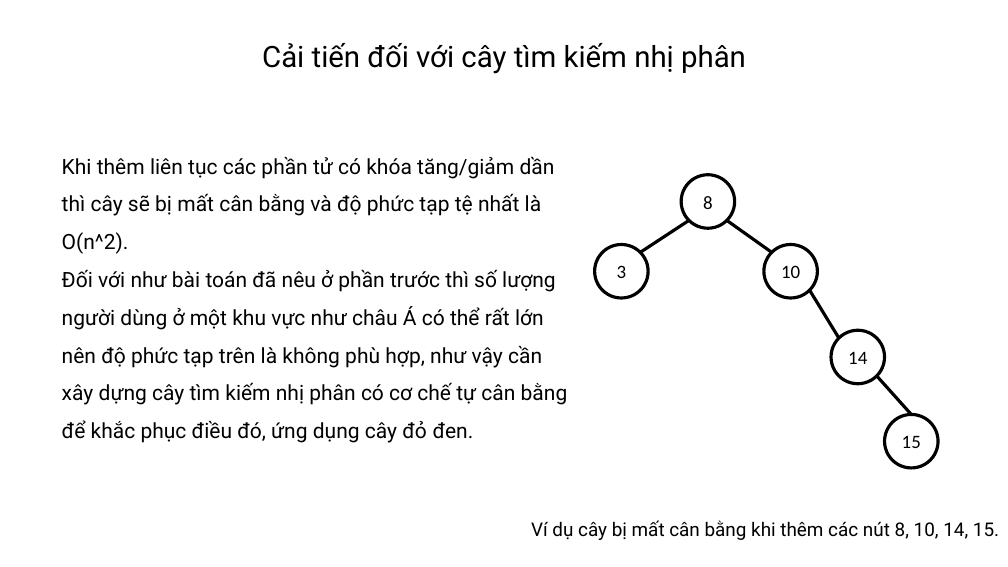
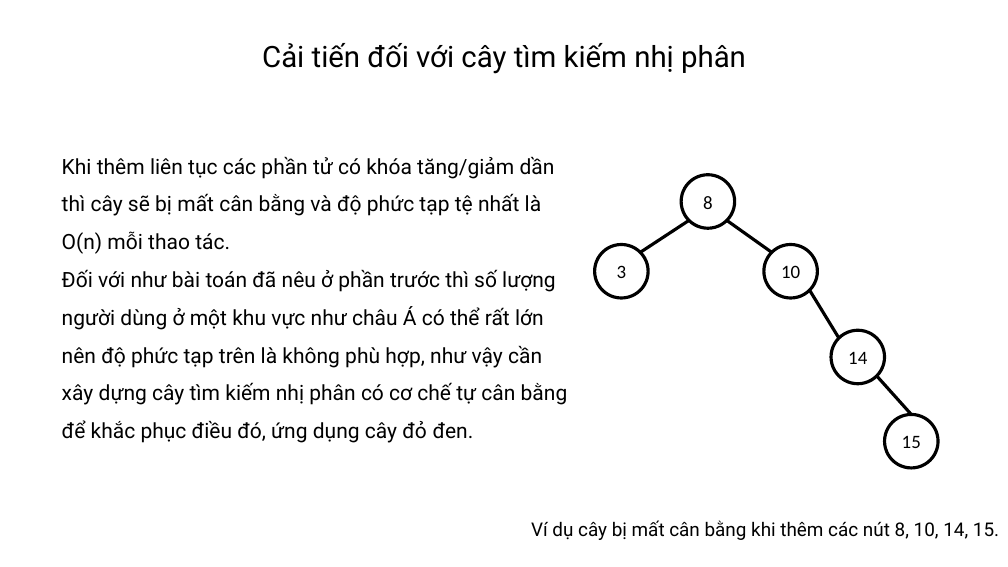
Before and after one commit to nvkuy/PBL01_DUT_BST, a slide deck: slide 7 of thuyettrinh.pptx. Drawn at 1008x567 pixels with LibreOffice and Linux fonts; fonts in the diff are those of the drawing. Boxes give left, top, right and bottom in pixels: in the first picture for what was removed or moved away, otherwise in the second. Text is boxed around its words. In the diff, an @@ line names an element or a change of style, - is before the commit and + after.

Commit message:
Update complexity of worst case basic BST

```diff
--- a/thuyettrinh.pptx
+++ b/thuyettrinh.pptx
@@ text at box(62, 156, 555, 254): text changed @@
-Khi thêm liên tục các phần tử có khóa tăng/giảm dần thì cây sẽ bị mất cân bằng và độ phức tạp tệ nhất là O(n^2).
+Khi thêm liên tục các phần tử có khóa tăng/giảm dần thì cây sẽ bị mất cân bằng và độ phức tạp tệ nhất là O(n) mỗi thao tác.
```
